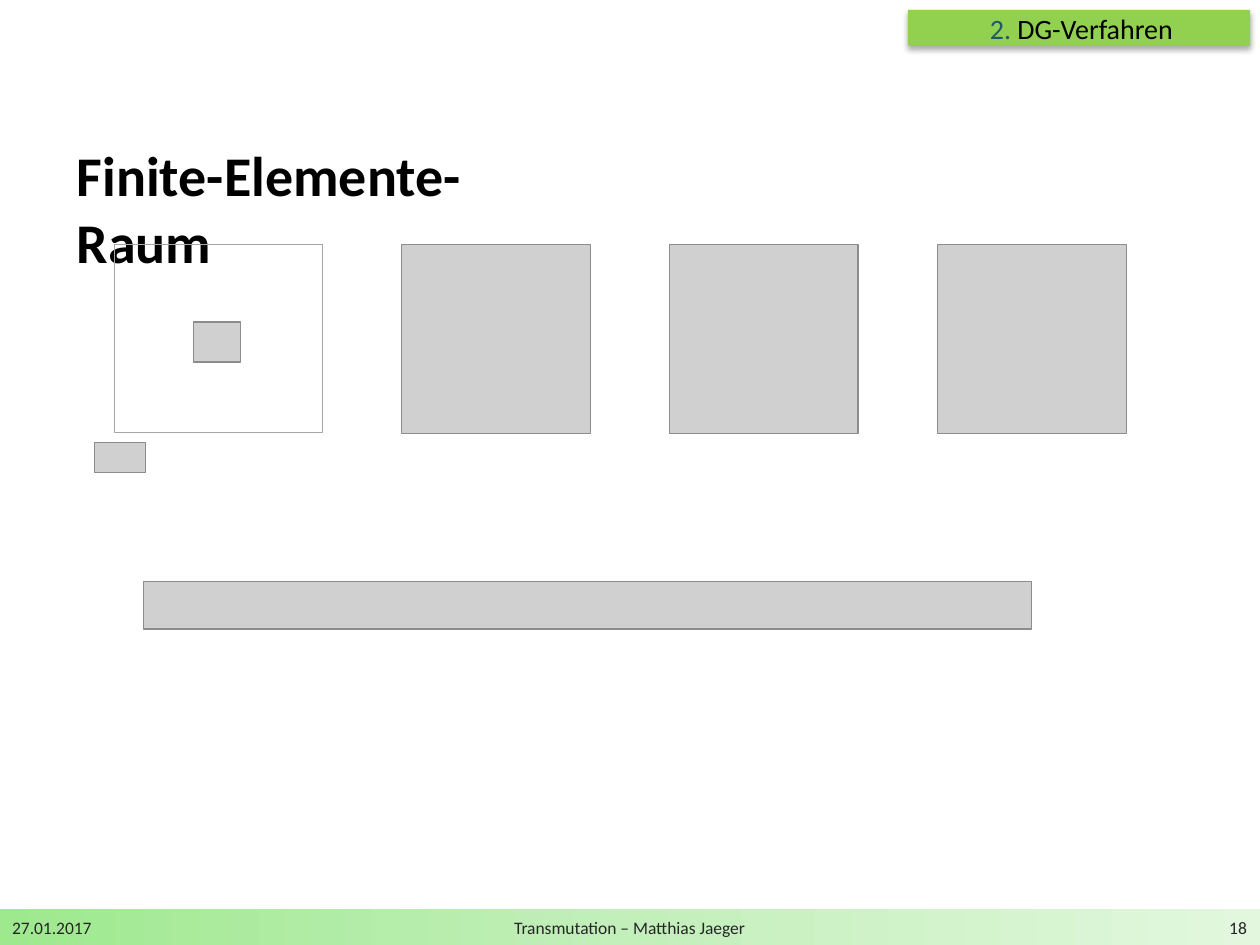
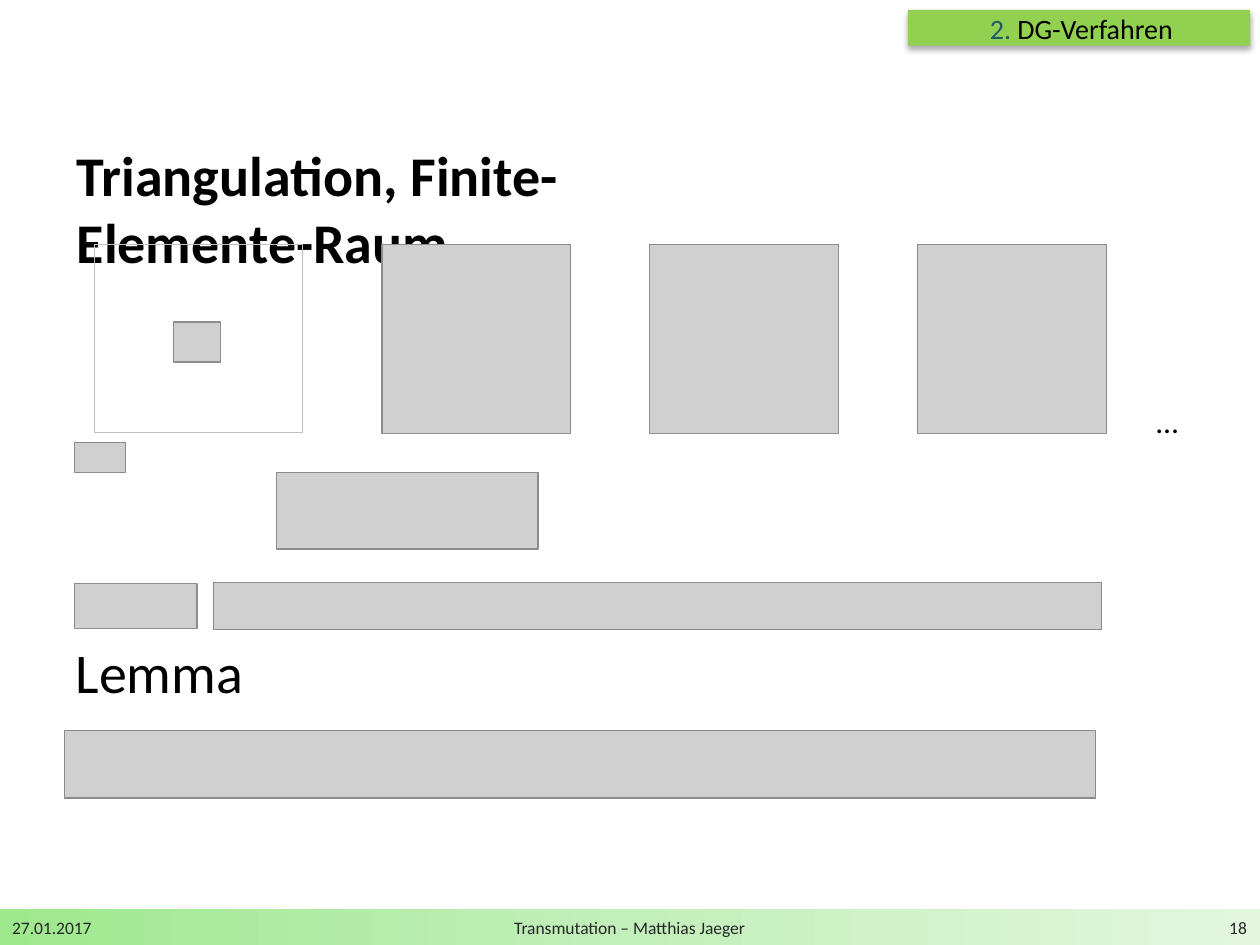
Before and after one commit to DerKleineGauss/Masterarbeit, a slide deck: slide 18 of Zwischenvortrag/Präsentation.pptx. Drawn at 1260x945 pixels with LibreOffice and Linux fonts; fonts in the diff are those of the drawing; grey boxes stand for pictures; background and template pictures are left out. Boxes give left, top, right and bottom in pixels: in the first picture for what was removed or moved away, otherwise in the second. Text is boxed around its words. In the diff, an @@ line names an element or a change of style, - is before the commit and + after.

```diff
--- a/Zwischenvortrag/Präsentation.pptx
+++ b/Zwischenvortrag/Präsentation.pptx
@@ text at <box>77,156,557,276</box>: text changed @@
-Finite-Elemente-Raum
+Triangulation, Finite-Elemente-Raum
@@ 5 pictures, 1 rectangle: place and size @@
-5 pictures, 1 rectangle at <box>94,244,1126,472</box>
+5 pictures, 1 rectangle at <box>74,244,1106,472</box>
@@ rectangle at <box>94,244,302,433</box>: outline #A6A6A6 0.5 pt to #BFBFBF 0.5 pt @@
@@ text added at <box>1144,397,1234,447</box>, 18 pt, text #000000 @@
+…
@@ picture added at <box>276,472,538,549</box> @@
@@ picture added at <box>74,583,197,629</box> @@
@@ picture: place and size @@
-picture at <box>144,582,1032,630</box>
+picture at <box>213,582,1101,630</box>
@@ text added at <box>76,657,244,694</box>, 32 pt, text #000000 @@
+Lemma
@@ picture added at <box>64,731,1095,799</box> @@
```
Also in this commit, not shown: 3 other slides changed, 4 slides added, 2 other files.
